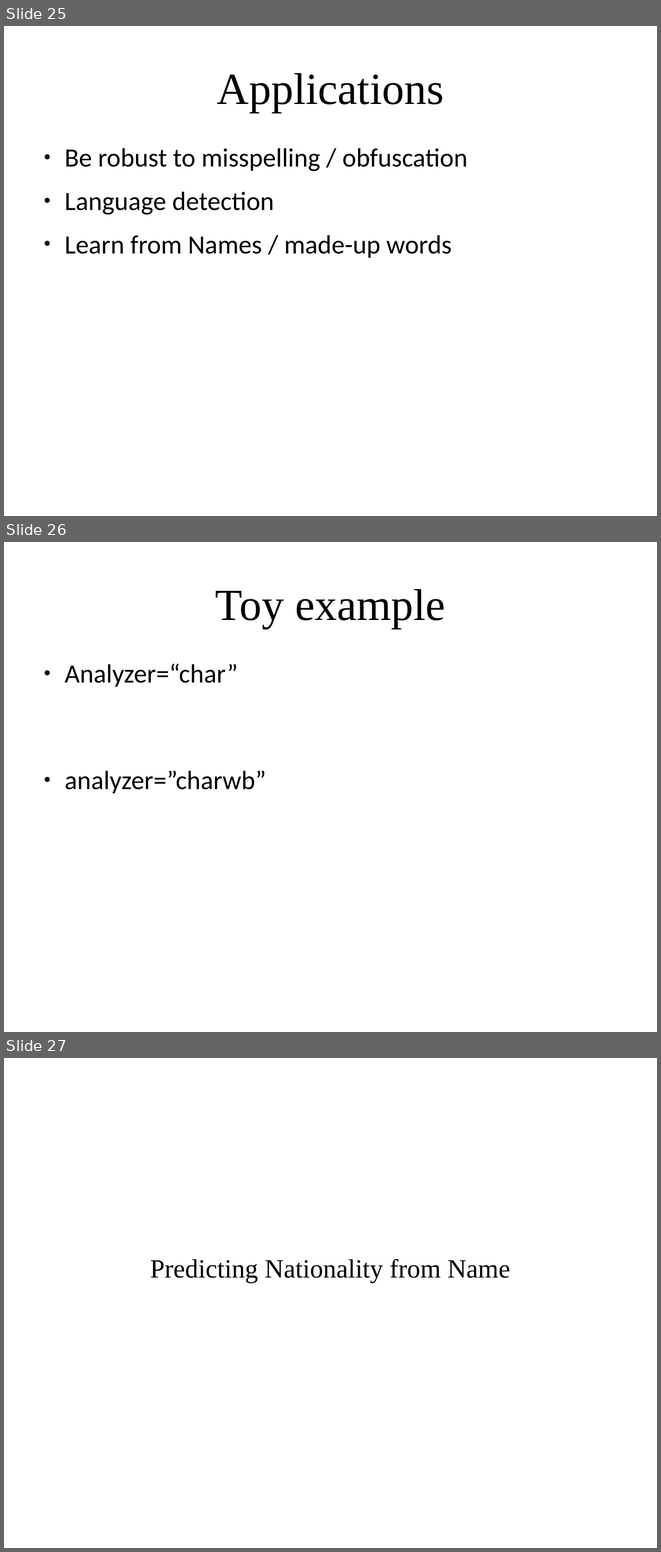
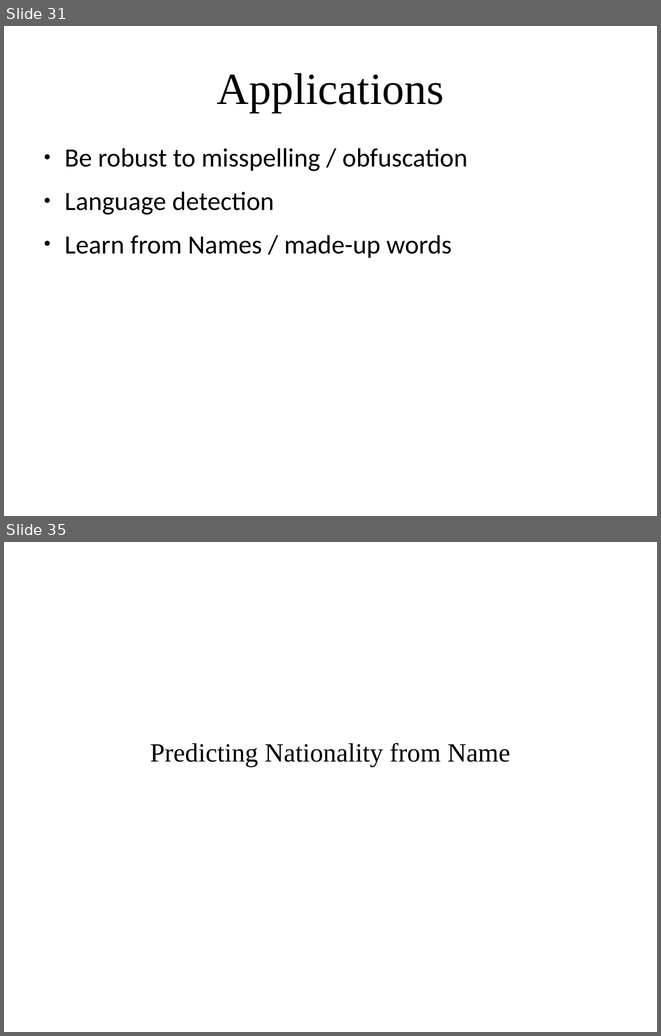
Before and after one commit to amueller/applied_ml_spring_2017, a slide deck: slides/aml-19-040317.odp. Shown one above the other, each under a label of ours: slides 25, 26 and 27 before the commit, slides 31 and 35 after it; the slides between them are not shown. The pictures are 661x1552 and 661x1036 pixels, drawn with LibreOffice and Linux fonts; fonts in the diff are those of the drawing. Boxes give left, top, right and bottom in pixels: in the first picture for what was removed or moved away, otherwise in the second. Text is boxed around its words. In the diff, an @@ line names an element or a change of style, - is before the commit and + after.

```diff
--- a/slides/aml-19-040317.odp
+++ b/slides/aml-19-040317.odp
@@ slide 26 removed at <box>4,542,657,1032</box>, background #FFFFFF @@
@@ title removed at <box>215,589,445,628</box> @@
-Toy example
@@ text removed at <box>64,663,266,793</box> @@
-● Analyzer=“char”
-● analyzer=”charwb”
@@ what was slide 25 is now slide 31 @@
@@ what was slide 27 is now slide 35 @@
```
Also in this commit, not shown: 2 slides changed, 24 slides added, 5 other slides removed, 2 other files.
